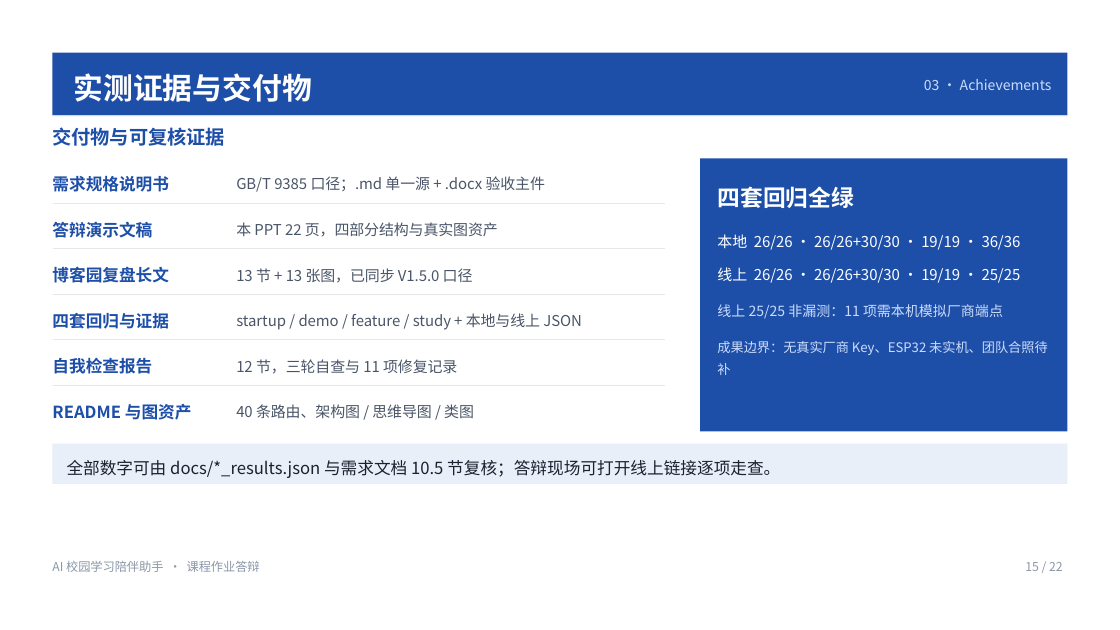
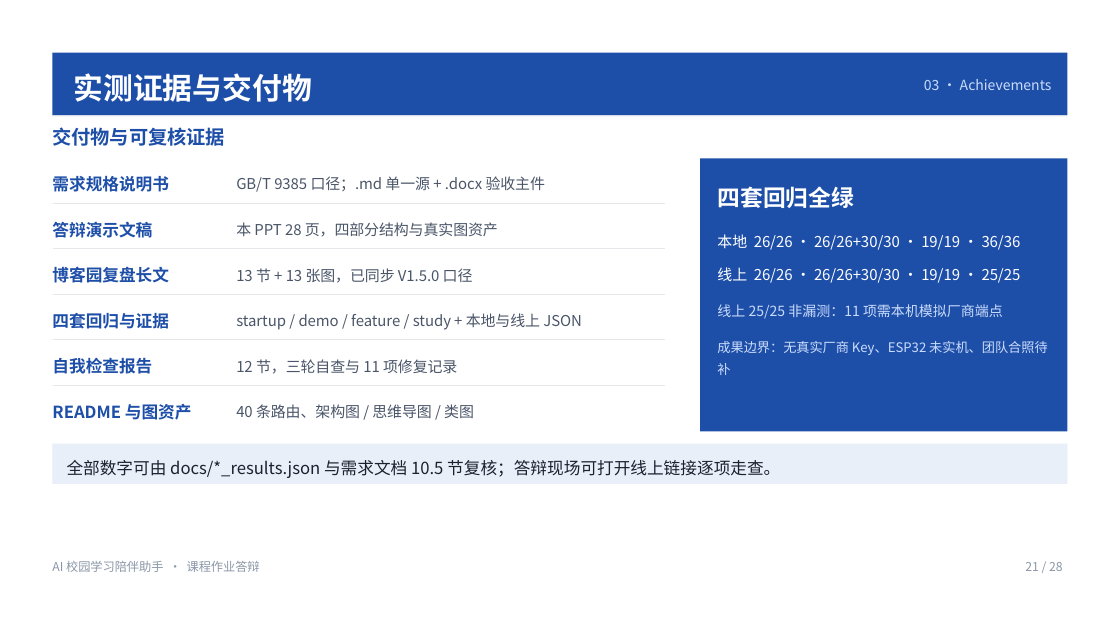
Before and after one commit to kecit33/ai-agent-study, a slide deck: slide 21 of docs/AI校园学习陪伴助手_团队展示与需求分析.pptx (slide 15 before the commit). Drawn at 1120x630 pixels with LibreOffice and Linux fonts; fonts in the diff are those of the drawing. Boxes give left, top, right and bottom in pixels: in the first picture for what was removed or moved away, otherwise in the second. Text is boxed around its words. In the diff, an @@ line names an element or a change of style, - is before the commit and + after.

Commit message:
feat(ppt): 成果展示扩展为 7 个单图页，演示文稿 22 页扩为 28 页并修复逐页审查问题
- P14 六图网格页（每图缩至 29% 不可读）扩展为 P14-P20 七个单图页：每页 660px 大图 + 480px 说明栏（功能名 / 对应需求 F 编号与验收 A 编号徽标 / 一段描述 / 三要点 / 进度徽标「真实界面 n/7」）

- 新增 ui_plan.png 复习计划真实截图（F04 复习计划 / F12 到点提醒），截图与说明一一对应、挂钩 SRS 需求编号

- 逐页审查修复：目录页码区间左右重复显示改为右侧页码 + 左侧章节摘要；P05/P06 队员风采移除误用的产品截图改深蓝姓氏徽标（不虚构头像）；P07 制作备注不再泄漏到成品；P09/P10/P25 图注补齐并去编辑腔

- 连锁同步：目录区间 03 P12-P21 / 04 P22-P27、21 个内容页页脚 NN/28、需求分析重编号 P22-P27、DESIGN.md 逐页字段表 28 行与图资产真实使用页

- 校验：28 页、XML 全可解析、15 处图片引用全部命中 11 张媒体、0 元素越界、0 空字节、页脚编号与页序一致、7 单图页每页恰 1 图、原有关键内容无损

```diff
--- a/docs/AI校园学习陪伴助手_团队展示与需求分析.pptx
+++ b/docs/AI校园学习陪伴助手_团队展示与需求分析.pptx
@@ text at box(236, 222, 498, 237): text changed @@
-本 PPT 22 页，四部分结构与真实图资产
+本 PPT 28 页，四部分结构与真实图资产
@@ text at box(1025, 562, 1063, 571): text changed @@
-15 / 22
+21 / 28
```
Also in this commit, not shown: 14 other slides changed, 7 slides added, 1 slide removed, 27 other files.
